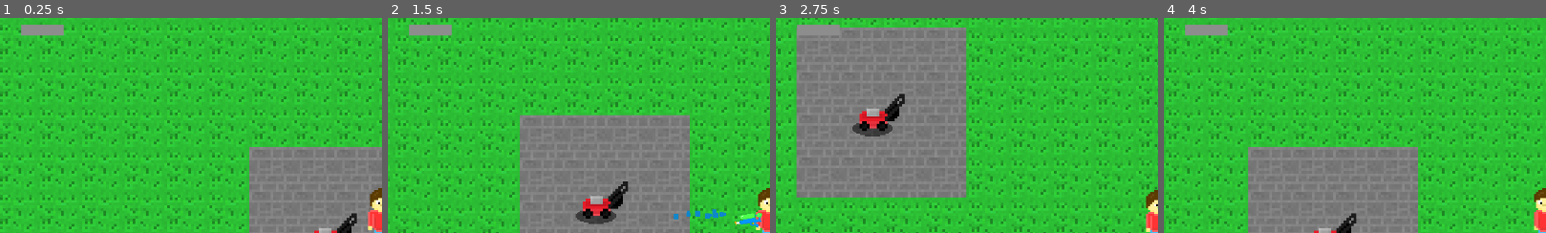
Above: before the commit, frames 1-4 (left to right).
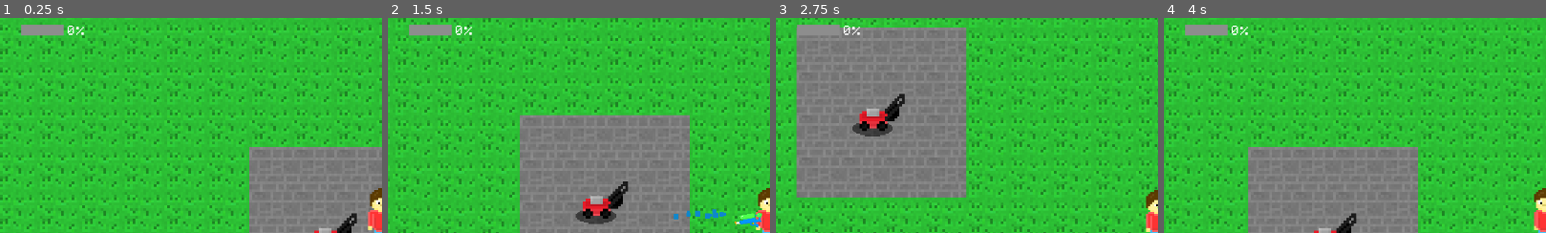
Above: after the commit, the same moments.

Repository: Birb-Games/the-legend-of-the-lawns
Game: Godot game, scene res://scenes/main.tscn
Same seed, same stepped clock (60 frames per second), same inputs: the game is played once before the commit and once after it.
Inputs (mouse positions are % of the whole screen's width and height, from its top left):
- Up to frame 1 (0.25 s): no input
- Up to frame 2 (1.5 s): move the mouse to (72, 45) at 0.52 s; hold D (move_right) 0.53-1.28 s; hold Space (pull) 0.53-1.28 s; move the mouse to (30, 55) at 1.27 s; hold S (move_down) from 1.28 s (still down); click (30, 55) at 1.35 s
- Up to frame 3 (2.75 s): move the mouse to (60, 28) at 2.02 s; release S (move_down) at 2.03 s; hold D (move_right) from 2.03 s (still down); hold Space (pull) from 2.03 s (still down)
- Up to frame 4 (4 s): move the mouse to (45, 70) at 2.77 s; release D (move_right) at 2.78 s; release Space (pull) at 2.78 s; hold W (move_up) 2.78-3.53 s; click (45, 70) at 2.85 s; move the mouse to (80, 65) at 3.52 s; hold A (move_left) from 3.53 s (still down); hold Space (pull) from 3.53 s (still down)
The pictures show only the part of the screen within x 0-50%, y 3-53%; the shares and areas given below are measured in that part.

The runs differ from the first frame. In frame 1, 0.1% of the frame differs, in the area x 17-22%, y 3-8%; in frame 2, 0.1%; in frame 3, 0.1%; in frame 4, 0.1%.

Commit message:
Finished progress bar implementation and added percentage indicator

Diff:
--- a/scenes/hud.tscn
+++ b/scenes/hud.tscn
@@ -30,6 +30,16 @@
 offset_bottom = 48.0
 color = Color(0.552956, 0.552956, 0.552956, 1)
 
+[node name="ProgressBarPercent" type="Label" parent="Control"]
+layout_mode = 0
+offset_left = 100.0
+offset_top = 33.0
+offset_right = 142.0
+offset_bottom = 56.0
+theme_override_fonts/font = ExtResource("1_ahhtf")
+theme_override_font_sizes/font_size = 22
+text = "0%"
+
 [node name="InfoText" type="Label" parent="Control"]
 layout_mode = 2
 offset_left = 1.0
--- a/scripts/hud.gd
+++ b/scripts/hud.gd
@@ -10,3 +10,4 @@
 # updates progress bar based on the given percent (0.0 to 1.0)
 func update_progress_bar(percent: float) -> void:
 	$Control/ProgressBar.size.x = percent * $Control/ProgressBackground.size.x
+	$Control/ProgressBarPercent.text = str(int(percent * 100)) + "%"
--- a/scripts/lawn.gd
+++ b/scripts/lawn.gd
@@ -1,6 +1,15 @@
 extends Node2D
 
 @export var lawnmower: RigidBody2D
+
+var total_grass_tiles: int
+var cut_grass_tiles: int = 0
+
+func _ready() -> void:
+	total_grass_tiles = 0
+	for cell in $TileMapLayer.get_used_cells():
+		if $TileMapLayer.get_cell_atlas_coords(cell) == Vector2i(1, 0):
+			total_grass_tiles += 1
 
 # Mows a grass tile
 func mow_tile(pos: Vector2i):
@@ -8,6 +17,9 @@
 	if cell_atlas != Vector2i(1, 0):
 		return
 	$TileMapLayer.set_cell(pos, 0, Vector2i(0, 0), 0)
+
+	cut_grass_tiles += 1
+	$/root/Main/HUD.update_progress_bar(float(cut_grass_tiles) / float(total_grass_tiles))
 
 func _process(_delta: float) -> void:
 	# Mow the lawn
